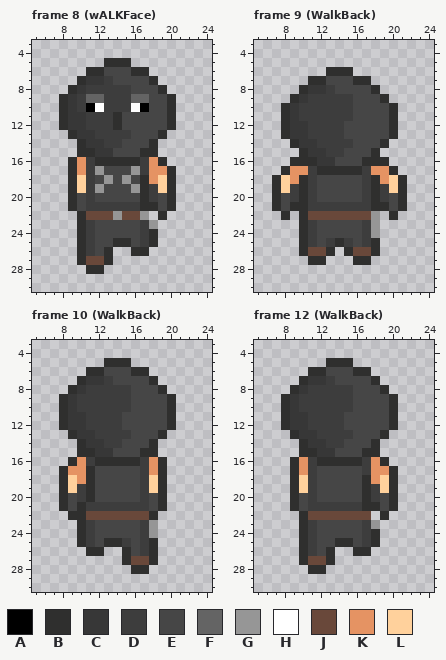
A pixel-art file gets an edit: Sprites Sisi/Rat.aseprite. Above is the file before it was changed.
32x32 pixels, 20 frames. Colours within 5 levels of each other are drawn and written as one. Shown: frame 8 (wALKFace): x 5..24, y 3..30; frame 9 (WalkBack): x 5..24, y 3..30; frame 10 (WalkBack): x 5..24, y 3..30; frame 12 (WalkBack): x 5..24, y 3..30. The commit also changed other frames, which this record leaves out.
Palette (. is transparent): A #000000  B #2f2f2e  C #373737  D #3d3d3d  E #464646  F #646464  G #969696  H #ffffff  J #69483a  K #e59363  L #ffd19c
Pixels before, frame 8 (wALKFace), first column x 8:
 5 .....BBB.....
 6 ...BBEEEBB...
 7 ..BCCDEEEEB..
 8 .BCDDDDDEEEB.
 9 BCDFFDDDFFEEB
10 BCDAHDDDHAEEB
11 BCCDDDBEEEEEB
12 BCCDDDBEEEEEB
13 .BCCDDDDEEEB.
14 ..BCCDDEEEB..
15 ..BBCCEEEBB..
16 .BKDBBBBBDKB.
17 .BKDGEEEGDKKB
18 .BLDEGEGEBKLB
19 .BLDGEEEGBDLB
20 .BEDEEEEEBDEB
21 .BEDDDDDDBBEB
22 ..BJJJGJJG.B.
23 ..BDEEEEEDG..
24 ..BDEEEEEDB..
25 ..BDEEBBEDB..
26 ..BDEB..BB...
27 ..BJJB.......
28 ...BB........
Pixels before, frame 9 (WalkBack), first column x 7:
 6 ......BBB......
 7 ....BBEEEBB....
 8 ...BCCDEEEEB...
 9 ..BCDDDDDEEEB..
10 .BCDDDDDDEEEEB.
11 .BCDDDDDDEEEEB.
12 .BCCDDDDEEEEEB.
13 .BCCDDDDEEEEEB.
14 ..BCCDDDDEEEB..
15 ...BCCDDEEEB...
16 ..BBBCCEEEBBB..
17 .BKKDBBBBBDKKB.
18 BLKBDEEEEEDBKLB
19 BLDBDEEEEEDBDLB
20 BEDBDEEEEEDBDEB
21 BEBBDDDDDDDBBEB
22 .B.BJJJJJJJG.B.
23 ...BDEEEEEDG...
24 ...BDEEEEEDG...
25 ...BDEDBDEDB...
26 ...BJJB.BJJB...
27 ....BB...BB....
Pixels before, frame 10 (WalkBack), first column x 8:
 5 .....BBB.....
 6 ...BBEEEBB...
 7 ..BCCDEEEEB..
 8 .BCDDDDDEEEB.
 9 BCDDDDDDEEEEB
10 BCDDDDDDEEEEB
11 BCCDDDDEEEEEB
12 BCCDDDDEEEEEB
13 .BCCDDDDEEEB.
14 ..BCCDDEEEB..
15 ..BBCCEEEBB..
16 .BKDBBBBBDKB.
17 BKKBEEEEEDKB.
18 BLKBEEEEEDLB.
19 BLDBEEEEEDLB.
20 BEDBEEEEEDEB.
21 BEBDDDDDDDEB.
22 .BBJJJJJJJB..
23 ..BDEEEEEDG..
24 ..BDEEEEEDG..
25 ..BDEBBDEDB..
26 ...BB..BEDB..
27 .......BJJB..
28 ........BB...
Pixels before, frame 12 (WalkBack), first column x 8:
 5 .....BBB.....
 6 ...BBEEEBB...
 7 ..BCCDEEEEB..
 8 .BCDDDDDEEEB.
 9 BCDDDDDDEEEEB
10 BCDDDDDDEEEEB
11 BCCDDDDEEEEEB
12 BCCDDDDEEEEEB
13 .BCCDDDDEEEB.
14 ..BCCDDEEEB..
15 ..BBCCEEEBB..
16 .BKDBBBBBDKB.
17 .BKDEEEEEDKKB
18 .BLDEEEEEBKLB
19 .BLDEEEEEBDLB
20 .BEDEEEEEBDEB
21 .BEDDDDDDBBEB
22 ..BJJJJJJJ.B.
23 ..BDEEEEEDG..
24 ..BDEEEEEDB..
25 ..BDEEBBEDB..
26 ..BDEB..BB...
27 ..BJJB.......
28 ...BB........
Now the later version:
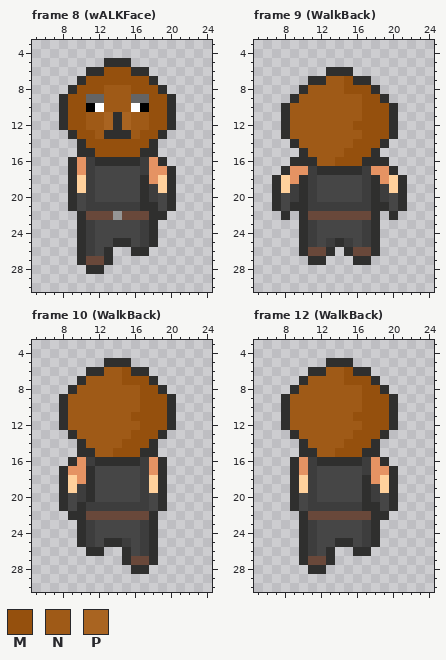
Colours new in this view: M #95500d  N #9f5a17  P #a96421
Diff:
Changed rows in their new state; - is an unchanged pixel.
Frame 8 (wALKFace):
first column x 9:
 6 ----MMM----
 7 --MMMMMMM--
 8 -MMMNNNMMM-
 9 MM--NNN--MM
10 MM--NNN--MM
11 MMNNP-PNNMM
12 MMNNP-PNNMM
13 -MMNBBBNMM-
14 --MMMMMMM--
15 ---MMMMM---
17 ---E---E---
18 ----E-E----
19 ---E---E---
22 --------JB-
23 ---------B-
Frame 9 (WalkBack):
first column x 9:
 7 ----NNM----
 8 --NNNNMMM--
 9 -NNNNNNNMM-
10 NNNNNNNNMMM
11 NNNNNNNNMMM
12 NNNNNNNMMMM
13 NNNNNNNNMMM
14 -NNNNNNMMM-
15 --NNNNMMM--
16 ---NNMMM---
first column x 18:
22 B
23 B
24 B
Frame 10 (WalkBack):
first column x 9:
 6 ----NNM----
 7 --NNNNMMM--
 8 -NNNNNNNMM-
 9 NNNNNNNNMMM
10 NNNNNNNNMMM
11 NNNNNNNMMMM
12 NNNNNNNNMMM
13 -NNNNNNMMM-
14 --NNNNMMM--
15 ---NNMMM---
first column x 18:
23 B
24 B
Frame 12 (WalkBack):
first column x 9:
 6 ----NNM----
 7 --NNNNMMM--
 8 -NNNNNNNMM-
 9 NNNNNNNNMMM
10 NNNNNNNNMMM
11 NNNNNNNMMMM
12 NNNNNNNNMMM
13 -NNNNNNMMM-
14 --NNNNMMM--
15 ---NNMMM---
first column x 18:
22 B
23 B
Boxes around the changes in both pictures, in picture pixels (x1, y1, x2, y2):
changed: (68, 67, 167, 229)
changed: (290, 76, 389, 166)
changed: (371, 211, 380, 238)
changed: (68, 367, 167, 457)
changed: (149, 520, 158, 538)
changed: (290, 367, 389, 457)
changed: (371, 511, 380, 529)
